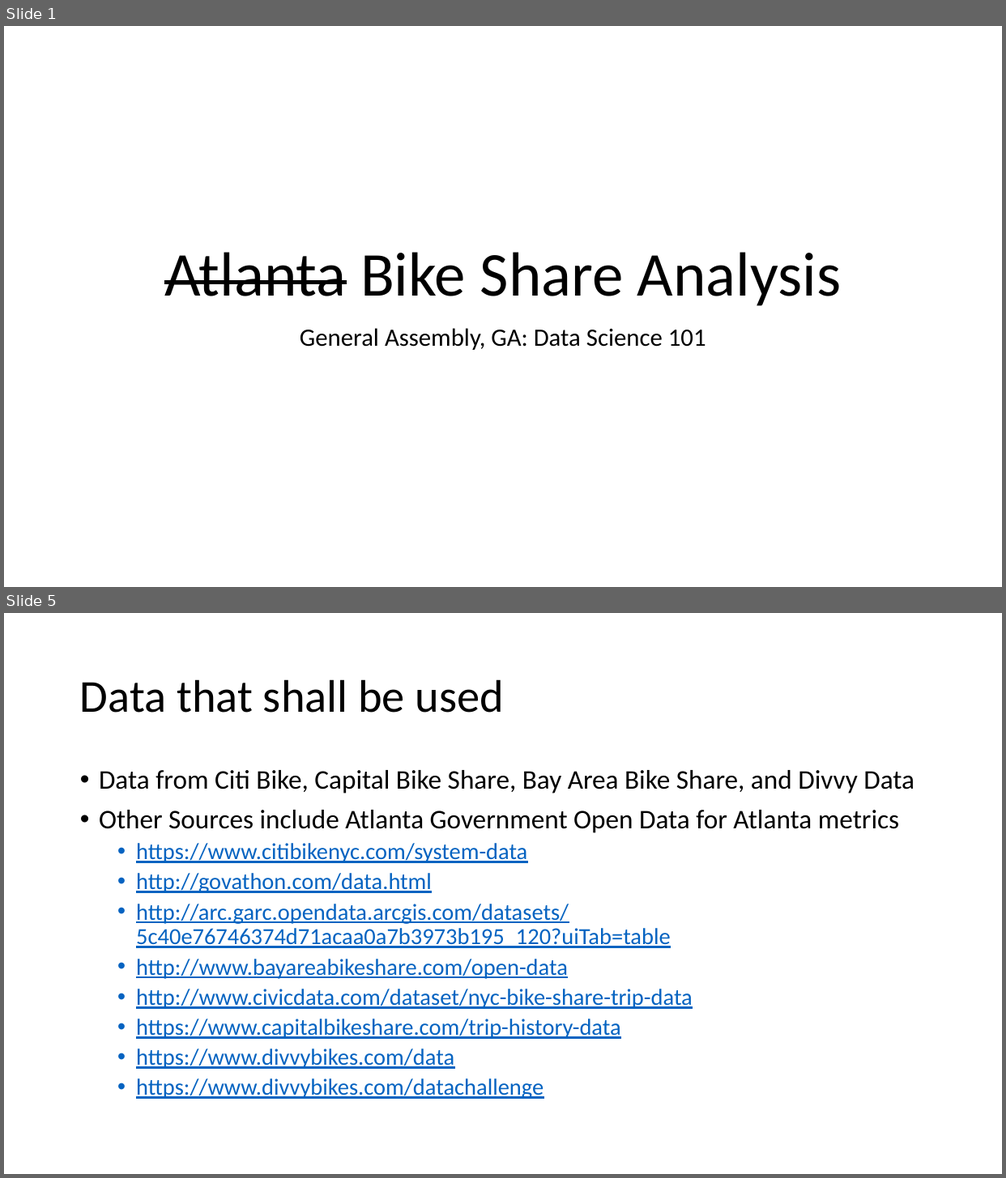
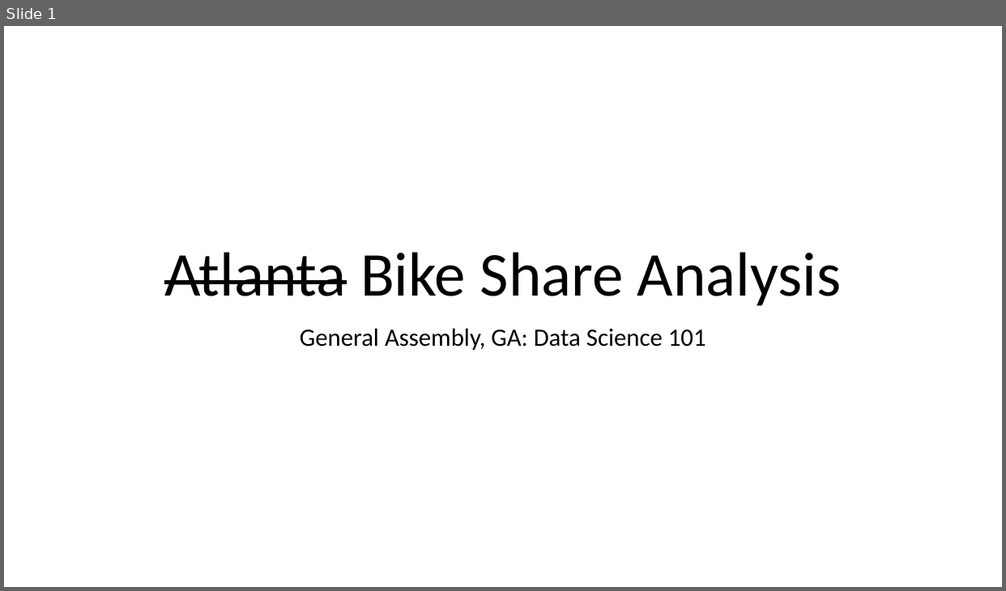
Before and after one commit to Sw3m/Data_Science_GA_Project_15, a slide deck: GA-DataScience Bike Share Project Final.pptx. Shown one above the other, each under a label of ours: slides 1 and 5 before the commit, slide 1 after it; the slides between them are not shown. The pictures are 1006x1178 and 1006x591 pixels, drawn with LibreOffice and Linux fonts; fonts in the diff are those of the drawing. Boxes give left, top, right and bottom in pixels: in the first picture for what was removed or moved away, otherwise in the second. Text is boxed around its words. In the diff, an @@ line names an element or a change of style, - is before the commit and + after.

```diff
--- a/GA-DataScience Bike Share Project Final.pptx
+++ b/GA-DataScience Bike Share Project Final.pptx
@@ slide 5 removed at (x1=4, y1=613, x2=1002, y2=1174), background #FFFFFF @@
@@ title removed at (x1=80, y1=679, x2=504, y2=713) @@
-Data that shall be used
@@ text removed at (x1=99, y1=770, x2=914, y2=1099) @@
-• Data from Citi Bike, Capital Bike Share, Bay Area Bike Share, and Divvy Data
-• Other Sources include Atlanta Government Open Data for Atlanta metrics
-  • https://www.citibikenyc.com/system-data
-  • http://govathon.com/data.html
-  • http://arc.garc.opendata.arcgis.com/datasets/5c40e76746374d71acaa0a7b3973b195_120?uiTab=table
-  • http://www.bayareabikeshare.com/open-data
-  • http://www.civicdata.com/dataset/nyc-bike-share-trip-data
-  • https://www.capitalbikeshare.com/trip-history-data
-  • https://www.divvybikes.com/data
-  • https://www.divvybikes.com/datachallenge
```
Also in this commit, not shown: 1 slide changed, 5 slides added, 2 other slides removed, 3 other files.
